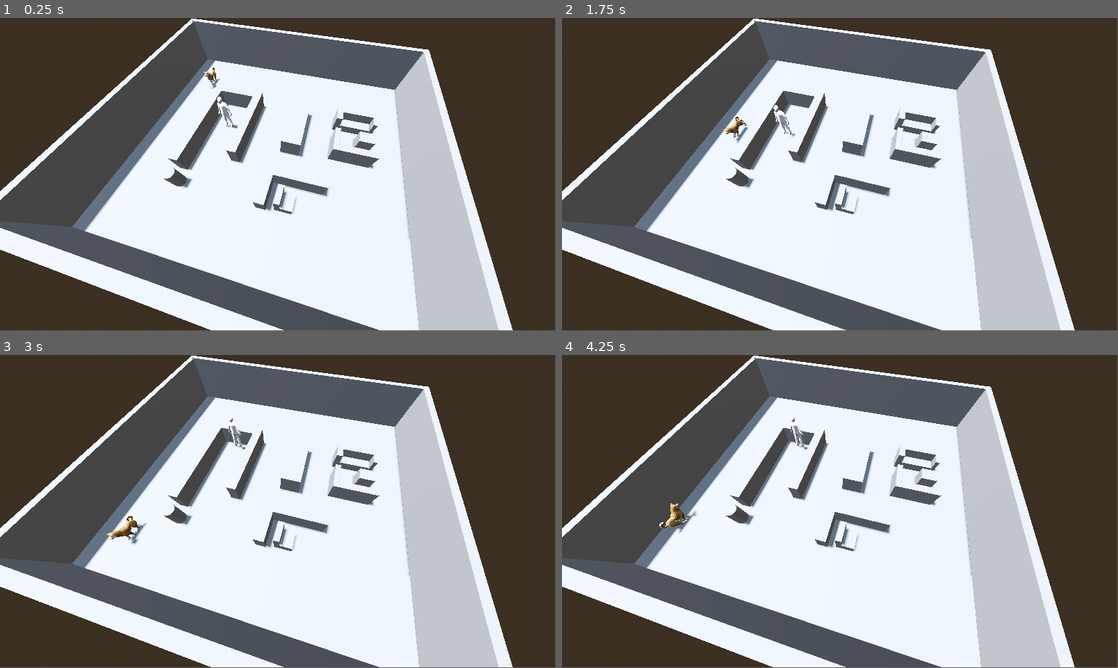
Above: before the commit, frames 1-4 (two rows, left to right).
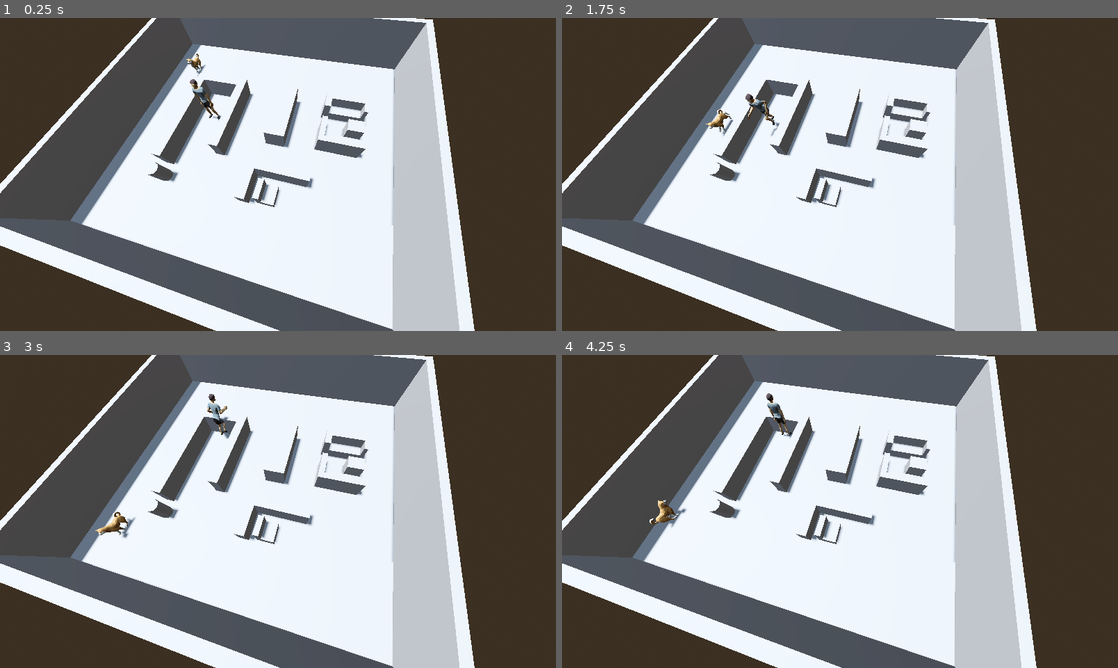
Above: after the commit, the same moments.

Repository: bernineu/fhtw-swpj-project
Game: Godot game, scene res://scenes/main.tscn
The game is run twice, just before and just after one commit, with the same random seed, the same clock (stepped at 60 frames per second) and the same inputs.
Inputs:
- Up to frame 1 (0.25 s): no input
- Up to frame 2 (1.75 s): hold Up (move_forward) 0.53-1.28 s; hold Down (move_back) from 1.28 s (still down)
- Up to frame 3 (3 s): release Down (move_back) at 2.03 s; hold Up (move_forward) from 2.03 s (still down)
- Up to frame 4 (4.25 s): release Up (move_forward) at 3.53 s; hold Left (move_left) from 3.53 s (still down)
In our replay, the window is 799x449 before the commit and 800x450 after it. These sizes can differ from the game's own. Grey fills any space a smaller window leaves; there, only what the larger window draws over its background counts as a difference.

The runs differ from the first frame. In frame 1, 24% of the frame differs, in the area x 0-93%, y 0-100%; in frame 2, 24%; in frame 3, 25%; in frame 4, 25%.

Commit message:
human model and animation added

Diff:
--- a/project.godot
+++ b/project.godot
@@ -14,6 +14,11 @@
 run/main_scene="uid://otkjxx10avb2"
 config/features=PackedStringArray("4.5", "Forward Plus")
 config/icon="res://icon.svg"
+
+[display]
+
+window/size/viewport_width=1280
+window/size/viewport_height=720
 
 [filesystem]
 
--- a/scenes/main.tscn
+++ b/scenes/main.tscn
@@ -20,6 +20,7 @@
 glow_enabled = true
 
 [node name="Main" type="Node3D"]
+transform = Transform3D(1, 0, 0, 0, 1, 0, 0, 0, 1, 0, 0, 3.070156)
 
 [node name="Ground" type="StaticBody3D" parent="."]
 
@@ -124,7 +125,7 @@
 size = Vector3(2.7, 2.1000001, 1.9)
 
 [node name="Camera3D" type="Camera3D" parent="."]
-transform = Transform3D(0.9659258, -0.23456971, 0.10938167, 6.7809225e-09, 0.42261833, 0.90630776, -0.25881892, -0.87542605, 0.40821794, 18.940002, 21.899998, 30.699999)
+transform = Transform3D(0.96571326, -0.2256527, 0.12836951, -0.045346297, 0.34025013, 0.93924093, -0.25562, -0.9128585, 0.31835157, 22.0878, 21.899998, 28.936527)
 fov = 93.08556
 near = 0.086
 
--- a/scenes/player.gd
+++ b/scenes/player.gd
@@ -1,38 +1,57 @@
 extends CharacterBody3D
 
-# How fast the player moves in meters per second.
-@export var speed = 14
-# The downward acceleration when in the air, in meters per second squared.
-@export var fall_acceleration = 75
+@export var speed: float = 14.0
+@export var fall_acceleration: float = 75.0
 
-var target_velocity = Vector3.ZERO
+const RUN_ANIM  := "HumanArmature|Man_Run"
+const IDLE_ANIM := "HumanArmature|Man_Idle" # optional if you have it
 
+@onready var anim: AnimationPlayer = $"Pivot/Male_Casual/AnimationPlayer"
+@onready var pivot: Node3D = $Pivot
 
-func _physics_process(delta):
-	var direction = Vector3.ZERO
+func _ready() -> void:
+	# Ensure the run animation loops (do this once, not every frame)
+	if anim.has_animation(RUN_ANIM):
+		var a := anim.get_animation(RUN_ANIM)
+		if a:
+			a.loop_mode = Animation.LOOP_LINEAR
+
+func _physics_process(delta: float) -> void:
+	var dir := Vector3.ZERO
 
 	if Input.is_action_pressed("move_right"):
-		direction.x += 1
+		dir.x += 1.0
 	if Input.is_action_pressed("move_left"):
-		direction.x -= 1
+		dir.x -= 1.0
 	if Input.is_action_pressed("move_back"):
-		direction.z += 1
+		dir.z += 1.0
 	if Input.is_action_pressed("move_forward"):
-		direction.z -= 1
+		dir.z -= 1.0
 
-	if direction != Vector3.ZERO:
-		direction = direction.normalized()
-#		$Pivot.basis = Basis.looking_at(direction)
-		$Pivot.basis = Basis.looking_at(-direction, Vector3.UP)
+	if dir != Vector3.ZERO:
+		dir = dir.normalized()
 
-	# Ground Velocity
-	target_velocity.x = direction.x * speed
-	target_velocity.z = direction.z * speed
+		pivot.basis = Basis.looking_at(-dir, Vector3.UP)
 
-	# Vertical Velocity
-	if not is_on_floor(): # If in the air, fall towards the floor. Literally gravity
-		target_velocity.y = target_velocity.y - (fall_acceleration * delta)
+	# Horizontal velocity
+	velocity.x = dir.x * speed
+	velocity.z = dir.z * speed
 
-	# Moving the Character
-	velocity = target_velocity
+	# Gravity (vertical)
+	if not is_on_floor():
+		velocity.y -= fall_acceleration * delta
+	else:
+		# keep a tiny downward bias to stay grounded
+		velocity.y = min(velocity.y, 0.0)
+
+	# Move
 	move_and_slide()
+
+	# --- Animations ---
+	if dir != Vector3.ZERO:
+		if anim.has_animation(RUN_ANIM) and anim.current_animation != RUN_ANIM:
+			anim.play(RUN_ANIM)
+	else:
+		# Optional idle fallback
+		if anim.has_animation(IDLE_ANIM) and anim.current_animation != IDLE_ANIM:
+			anim.play(IDLE_ANIM)
--- a/scenes/player.tscn
+++ b/scenes/player.tscn
@@ -1,10 +1,11 @@
 [gd_scene load_steps=4 format=3 uid="uid://bl6ck4n0he1ra"]
 
-[ext_resource type="PackedScene" uid="uid://cunj43pxh88xo" path="res://art/human_low.glb" id="1_3vyb7"]
 [ext_resource type="Script" uid="uid://lpaykx0htfh3" path="res://scenes/player.gd" id="1_g2els"]
+[ext_resource type="PackedScene" uid="uid://dcm75l3vqorca" path="res://art/Male_Casual.fbx" id="2_g2els"]
 
 [sub_resource type="CapsuleShape3D" id="CapsuleShape3D_g2els"]
 radius = 0.3
+height = 2.480957
 
 [node name="Player" type="CharacterBody3D"]
 transform = Transform3D(3, 0, 0, 0, 3, 0, 0, 0, 3, 0, 0, 0)
@@ -12,9 +13,9 @@
 
 [node name="Pivot" type="Node3D" parent="."]
 
-[node name="Character" parent="Pivot" instance=ExtResource("1_3vyb7")]
-transform = Transform3D(1, 0, 0, 0, -4.371139e-08, 1, 0, -1, -4.371139e-08, 0, 0, 0)
+[node name="Male_Casual" parent="Pivot" instance=ExtResource("2_g2els")]
+transform = Transform3D(0.5, 0, 0, 0, 0.5, 0, 0, 0, 0.5, 0, 0, 0)
 
 [node name="CollisionShape3D" type="CollisionShape3D" parent="."]
-transform = Transform3D(1, 0, 0, 0, 1, 0, 0, 0, 1, 0, 1, 0)
+transform = Transform3D(1, 0, 0, 0, 1, 0, 0, 0, 1, 0, 1.2404785, 0.06698593)
 shape = SubResource("CapsuleShape3D_g2els")
Binary file added: art/Female_Dress.fbx
Not shown, added: art/Female_Dress.fbx.import
Binary file added: art/Male_Casual.fbx
Not shown, added: art/Male_Casual.fbx.import
Binary file added: art/Smooth_Female_Dress.fbx
Not shown, added: art/Smooth_Female_Dress.fbx.import
Binary file added: art/Smooth_Male_Casual.fbx
Not shown, added: art/Smooth_Male_Casual.fbx.import
